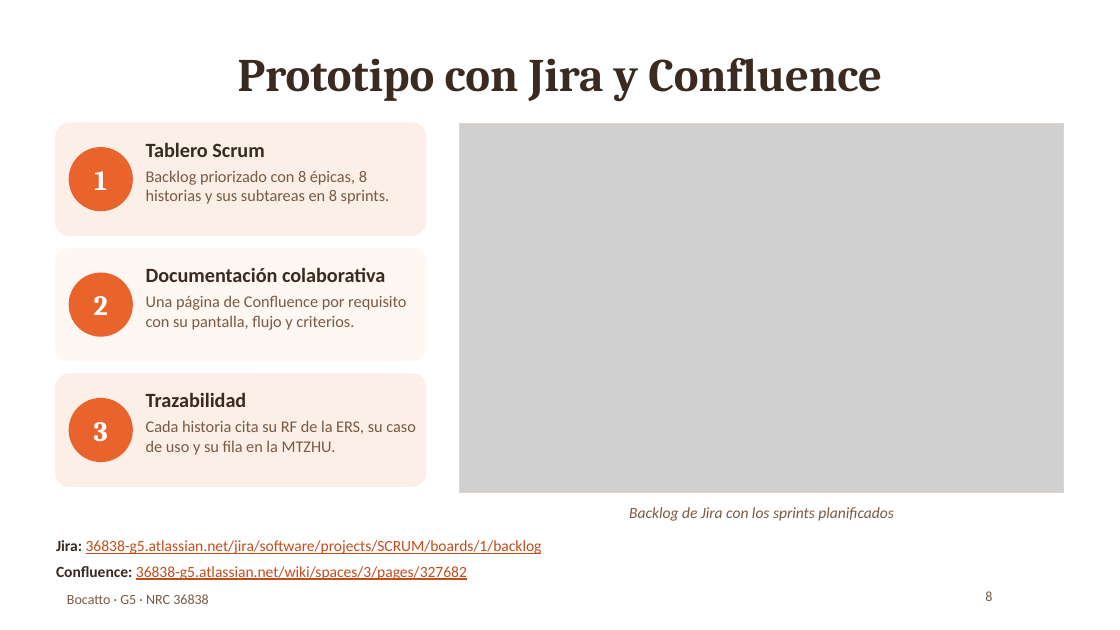
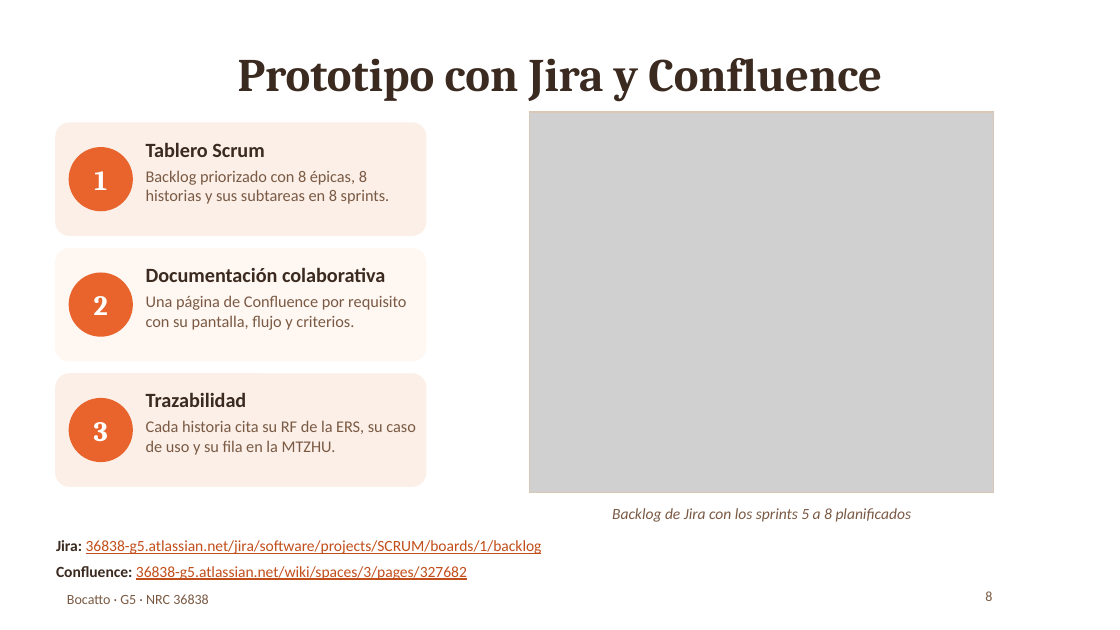
Before and after one commit to Ricardo-lainez/RicardoLainez36838_G5_ADSW, a slide deck: slide 8 of Informe final/Presentacion_SegundoParcial_Bocatto_G5.pptx. Drawn at 1120x630 pixels with LibreOffice and Linux fonts; fonts in the diff are those of the drawing; grey boxes stand for pictures; background and template pictures are left out. Boxes give left, top, right and bottom in pixels: in the first picture for what was removed or moved away, otherwise in the second. Text is boxed around its words. In the diff, an @@ line names an element or a change of style, - is before the commit and + after.

Commit message:
Presentacion del segundo parcial, informe de trazabilidad con 8 sprints y evidencias de Jira

```diff
--- a/Informe final/Presentacion_SegundoParcial_Bocatto_G5.pptx
+++ b/Informe final/Presentacion_SegundoParcial_Bocatto_G5.pptx
@@ picture: place and size @@
-picture at [459, 123, 1064, 493]
+picture at [530, 112, 993, 493]
@@ rectangle: place and size @@
-rectangle at [459, 123, 1064, 493]
+rectangle at [530, 112, 993, 493]
@@ rectangle at [530, 112, 993, 493]: outline #E3D3C6 0.75 pt to #D9C7B8 0.75 pt @@
@@ text at [612, 508, 912, 522]: text changed @@
-Backlog de Jira con los sprints planificados
+Backlog de Jira con los sprints 5 a 8 planificados
```
Also in this commit, not shown: 6 other slides changed, 11 other files.
